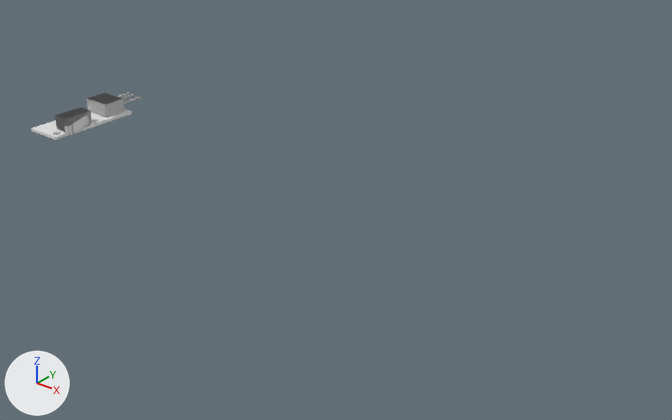
Renders of the Blender file lib/electronics.blend from each side of a commit.
Camera for both pictures: a 50 mm lens placed at (313.0, -204.0, 138.0), pointed at (137.0, 15.0, 2.0). Arrows for +X, +Y and +Z are at lower left; the lights stay in place.

Before the edit, the objects in view are built like this:
```python
me_cube = bpy.data.meshes.new('Cube')
me_cube.from_pydata(...)  # a box spanning x -0.6..15.6, y -0.6..38.9, z -0.6..0.6
ob_endstop_pcb = bpy.data.objects.new('endstop_pcb', me_cube)
ob_endstop_pcb.location = (-10.3, 0.0, 0.0)
_m = ob_endstop_pcb.modifiers.new('Boolean', 'BOOLEAN')
_m.object = ob_m3_cutouts
_m = ob_endstop_pcb.modifiers.new('Boolean.001', 'BOOLEAN')
_m.object = ob_cube_002
_m.operation = 'UNION'
_m = ob_endstop_pcb.modifiers.new('Boolean.002', 'BOOLEAN')
_m.object = ob_cube
_m.operation = 'UNION'
_m = ob_endstop_pcb.modifiers.new('Boolean.003', 'BOOLEAN')
_m.object = ob_cube_001
_m.operation = 'UNION'
```
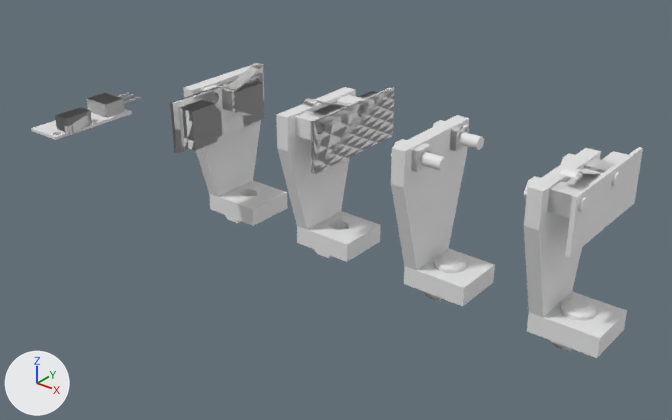
Commit message: designed proper endstops

The change, as a diff of the scene's bpy script:
```diff
--- a/lib/electronics.blend.py
+++ b/lib/electronics.blend.py
@@ ob_endstop_pcb_003 @@
+ob_endstop_pcb_003 = bpy.data.objects.new('endstop_pcb.003', me_cube_014)  # 195 vertices, 123 faces; spans x -0.6..6.4, y -38.9..0.6, z -0.6..20.2
+ob_endstop_pcb_003.parent = ob_endstop_mount_inv
+ob_endstop_pcb_003.location = (150.8, -11.9, 29.0)
+ob_endstop_pcb_003.rotation_euler = (0.0, 0.0, 3.142)  # degrees (0, 0, 180)
@@ ob_endstop_mount_inv @@
+ob_endstop_mount_inv = bpy.data.objects.new('endstop_mount_inv', me_cube_011)  # 364 vertices, 211 faces; spans x -45.2..1.3, y -16.5..15.7, z -10.0..10.0; modifiers BOOLEAN
+ob_endstop_mount_inv.location = (150.0, 0.8, 0.0)
+ob_endstop_mount_inv.rotation_euler = (0.0, 1.571, 0.0)  # degrees (0, 90, 0)
@@ ob_endstop_pcb_002 @@
+ob_endstop_pcb_002 = bpy.data.objects.new('endstop_pcb.002', me_cube_014.copy())
+ob_endstop_pcb_002.parent = ob_endstop_mount_inv_src
+ob_endstop_pcb_002.location = (231.8, -11.9, 29.0)
+ob_endstop_pcb_002.rotation_euler = (0.0, 0.0, 3.142)  # degrees (0, 0, 180)
@@ ob_endstop_mount_inv_src @@
+ob_endstop_mount_inv_src = bpy.data.objects.new('endstop_mount_inv_src', me_cube_007)  # 20 vertices, 18 faces; spans x -45.2..0.0, y -16.5..15.7, z -10.0..10.0; modifiers BOOLEAN, BOOLEAN, BOOLEAN, BOOLEAN
+ob_endstop_mount_inv_src.location = (231.0, 0.8, 0.0)
+ob_endstop_mount_inv_src.rotation_euler = (0.0, 1.571, 0.0)  # degrees (0, 90, 0)
@@ ob_cube_003 @@
+ob_cube_003 = bpy.data.objects.new('Cube.003', me_cube_009)  # a box spanning x -7.0..3.0, y -3.0..3.0, z -3.0..3.0; modifiers ARRAY
+ob_cube_003.parent = ob_endstop_mount_inv_src
+ob_cube_003.location = (149.4, 9.55, 23.2)
+ob_cube_003.rotation_euler = (-3.142, 1.571, 0.0)  # degrees (-180, 90, 0)
@@ ob_nut_m3_bottom_cut_002 @@
+ob_nut_m3_bottom_cut_002 = bpy.data.objects.new('nut_m3_bottom_cut.002', me_cylinder_006)  # 124 vertices, 70 faces; spans x -2.99..2.99, y -3.45..3.45, z -2.97..11.5; modifiers ARRAY
+ob_nut_m3_bottom_cut_002.parent = ob_endstop_mount_inv_src
+ob_nut_m3_bottom_cut_002.location = (149.4, 9.55, 20.7)
+ob_nut_m3_bottom_cut_002.rotation_euler = (-3.142, 3.142, 0.0)  # degrees (-180, 180, 0)
@@ ob_slot_align_hole_002 @@
+ob_slot_align_hole_002 = bpy.data.objects.new('slot_align_hole.002', me_cube_008)  # 52 vertices, 46 faces; spans x -8.4..8.5, y 5.0..15.0, z 0.0..2.3
+ob_slot_align_hole_002.parent = ob_endstop_mount_inv_src
+ob_slot_align_hole_002.location = (190.0, 0.752, 40.0)
+ob_slot_align_hole_002.rotation_euler = (-1.571, 0.0, -1.571)  # degrees (-90, 0, -90)
@@ ob_screw_m5x10_tolerance_droop_cutout_002 @@
+ob_screw_m5x10_tolerance_droop_cutout_002 = bpy.data.objects.new('screw_m5x10_tolerance_droop_cutout.002', me_cylinder_004)  # 64 vertices, 34 faces; spans x -2.9..2.9, y -2.9..4.0, z -10.0..0.0
+ob_screw_m5x10_tolerance_droop_cutout_002.parent = ob_endstop_mount_inv_src
+ob_screw_m5x10_tolerance_droop_cutout_002.location = (184.0, 0.752, 30.0)
+ob_screw_m5x10_tolerance_droop_cutout_002.rotation_euler = (1.571, 0.0, -1.571)  # degrees (90, 0, -90)
@@ ob_screw_m5x10_001 @@
+ob_screw_m5x10_001 = bpy.data.objects.new('screw_m5x10.001', me_cylinder_005)  # 192 vertices, 132 faces; spans x -4.65..4.65, y -4.65..4.65, z -10.0..2.7
+ob_screw_m5x10_001.parent = ob_endstop_mount_inv_src
+ob_screw_m5x10_001.location = (185.0, 0.752, 30.0)
+ob_screw_m5x10_001.rotation_euler = (0.0, -1.571, 0.0)  # degrees (0, -90, 0)
@@ ob_endstop_mount @@
+ob_endstop_mount = bpy.data.objects.new('endstop_mount', me_cube_006)  # 364 vertices, 211 faces; spans x -45.2..1.3, y -16.5..15.7, z -10.0..10.0; modifiers BOOLEAN
+ob_endstop_mount.location = (111.0, 0.8, 0.0)
+ob_endstop_mount.rotation_euler = (0.0, 1.571, 0.0)  # degrees (0, 90, 0)
@@ ob_endstop_pcb_001 @@
+ob_endstop_pcb_001 = bpy.data.objects.new('endstop_pcb.001', me_cube_014.copy())
+ob_endstop_pcb_001.parent = ob_endstop_mount
+ob_endstop_pcb_001.location = (122.0, 12.0, -3.303)
+ob_endstop_pcb_001.rotation_euler = (0.0, -1.571, 0.0)  # degrees (0, -90, 0)
@@ ob_cube_020 @@
+ob_cube_020 = bpy.data.objects.new('Cube.020', me_cube_088)  # a box spanning x -3.0..3.0, y -3.0..3.0, z -3.0..3.0; modifiers ARRAY
+ob_cube_020.parent = ob_endstop_mount_src
+ob_cube_020.location = (149.4, 9.55, 23.2)
+ob_cube_020.rotation_euler = (-3.142, 1.571, 0.0)  # degrees (-180, 90, 0)
@@ ob_endstop_mount_src @@
+ob_endstop_mount_src = bpy.data.objects.new('endstop_mount_src', me_cube_007.copy())  # modifiers BOOLEAN, BOOLEAN, BOOLEAN, BOOLEAN
+ob_endstop_mount_src.location = (191.0, 0.8, 0.0)
+ob_endstop_mount_src.rotation_euler = (0.0, 1.571, 0.0)  # degrees (0, 90, 0)
@@ ob_nut_m3_bottom_cut_001 @@
+ob_nut_m3_bottom_cut_001 = bpy.data.objects.new('nut_m3_bottom_cut.001', me_cylinder_006.copy())  # modifiers ARRAY
+ob_nut_m3_bottom_cut_001.parent = ob_endstop_mount_src
+ob_nut_m3_bottom_cut_001.location = (149.4, 9.55, 20.7)
+ob_nut_m3_bottom_cut_001.rotation_euler = (-3.142, 3.142, 0.0)  # degrees (-180, 180, 0)
@@ ob_slot_align_hole_001 @@
+ob_slot_align_hole_001 = bpy.data.objects.new('slot_align_hole.001', me_cube_008.copy())
+ob_slot_align_hole_001.parent = ob_endstop_mount_src
+ob_slot_align_hole_001.location = (190.0, 0.752, 40.0)
+ob_slot_align_hole_001.rotation_euler = (-1.571, 0.0, -1.571)  # degrees (-90, 0, -90)
@@ ob_screw_m5x10_tolerance_droop_cutout_001 @@
+ob_screw_m5x10_tolerance_droop_cutout_001 = bpy.data.objects.new('screw_m5x10_tolerance_droop_cutout.001', me_cylinder_004.copy())
+ob_screw_m5x10_tolerance_droop_cutout_001.parent = ob_endstop_mount_src
+ob_screw_m5x10_tolerance_droop_cutout_001.location = (184.0, 0.752, 30.0)
+ob_screw_m5x10_tolerance_droop_cutout_001.rotation_euler = (1.571, 0.0, -1.571)  # degrees (90, 0, -90)
@@ ob_screw_m5x10_002 @@
+ob_screw_m5x10_002 = bpy.data.objects.new('screw_m5x10.002', me_cylinder_005.copy())
+ob_screw_m5x10_002.parent = ob_endstop_mount_src
+ob_screw_m5x10_002.location = (185.0, 0.752, 30.0)
+ob_screw_m5x10_002.rotation_euler = (0.0, -1.571, 0.0)  # degrees (0, -90, 0)
```

Boxes [x1, y1, x2, y2] around the edits, measured in the pictures (672 x 420 px):
'endstop_mount_inv', added
    after: [276, 87, 394, 262]
'endstop_mount', added
    after: [170, 62, 288, 226]
'endstop_mount_src', added
    after: [391, 115, 495, 307]
'endstop_mount_inv_src', added
    after: [524, 148, 627, 358]
'endstop_pcb.002', added
    after: [560, 147, 643, 257]
'nut_m3_bottom_cut.001', added
    after: [391, 120, 484, 171]
'endstop_pcb.003', added
    after: [303, 88, 393, 170]
'screw_m5x10.001', added
    after: [560, 298, 596, 321]
'screw_m5x10.002', added
    after: [434, 253, 466, 273]
'nut_m3_bottom_cut.002', added
    after: [524, 153, 621, 212]
'Cube.003', added
    after: [547, 158, 616, 218]
'endstop_pcb.001', added
    after: [177, 63, 266, 117]
'Cube.020', added
    after: [411, 125, 468, 172]
'slot_align_hole.002', added
    after: [553, 342, 571, 352]
